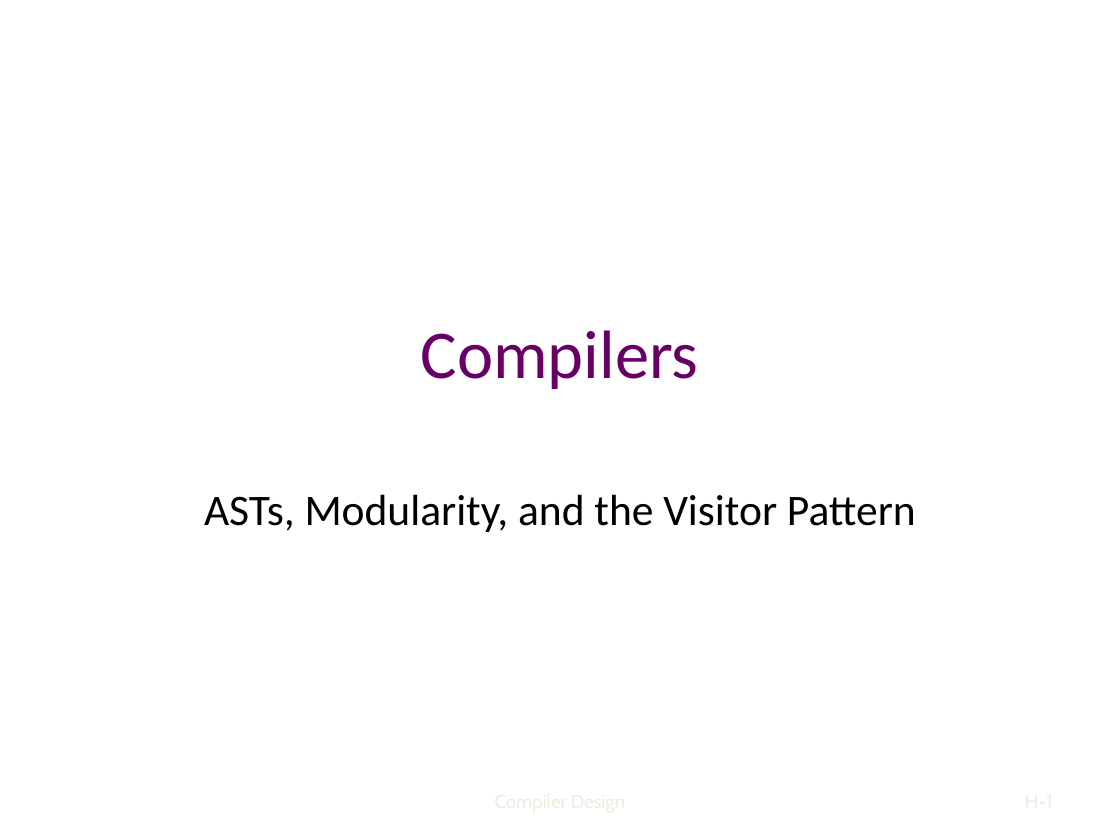
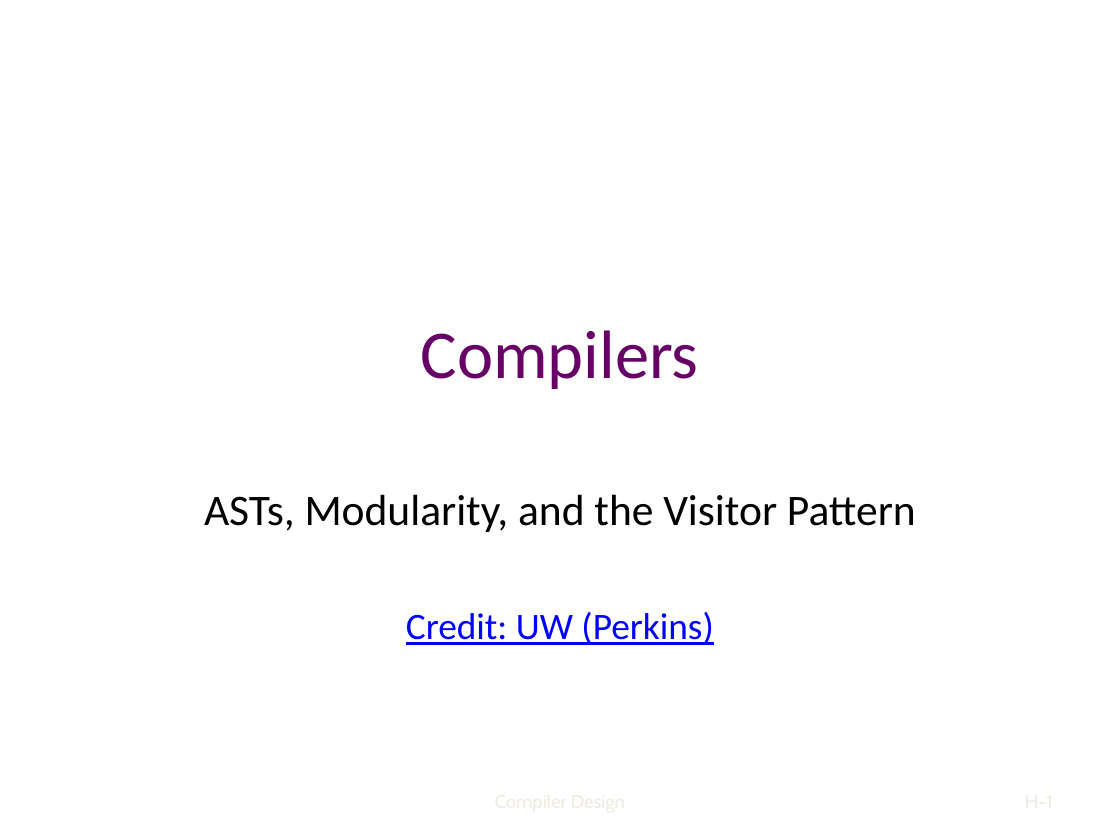
Before and after one commit to atu-se/atu.innomadic.com, a slide deck: slide 1 of courses/compilers/lectures/H-ASTs.pptx. Drawn at 1120x840 pixels with LibreOffice and Linux fonts; fonts in the diff are those of the drawing. Boxes give left, top, right and bottom in pixels: in the first picture for what was removed or moved away, otherwise in the second. Text is boxed around its words. In the diff, an @@ line names an element or a change of style, - is before the commit and + after.

```diff
--- a/courses/compilers/lectures/H-ASTs.pptx
+++ b/courses/compilers/lectures/H-ASTs.pptx
@@ subtitle at (x1=406, y1=612, x2=713, y2=645): paragraph added @@
+Credit: UW (Perkins)
```
Also in this commit, not shown: 3 other slides changed, 2 other files.
